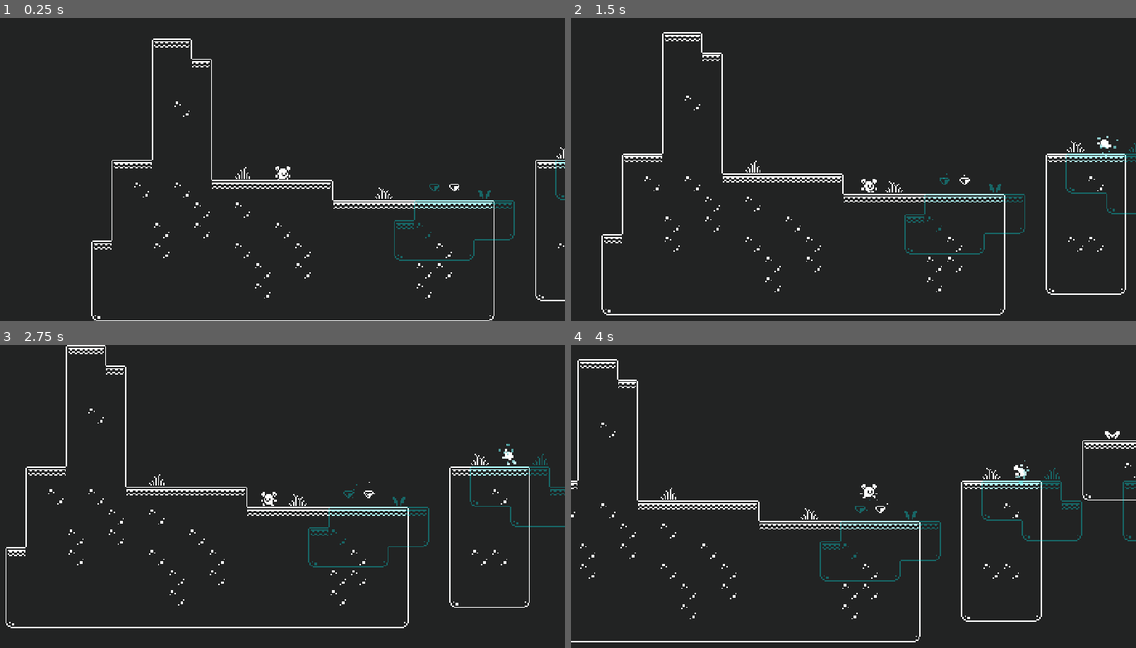
Above: before the commit, frames 1-4 (two rows, left to right).
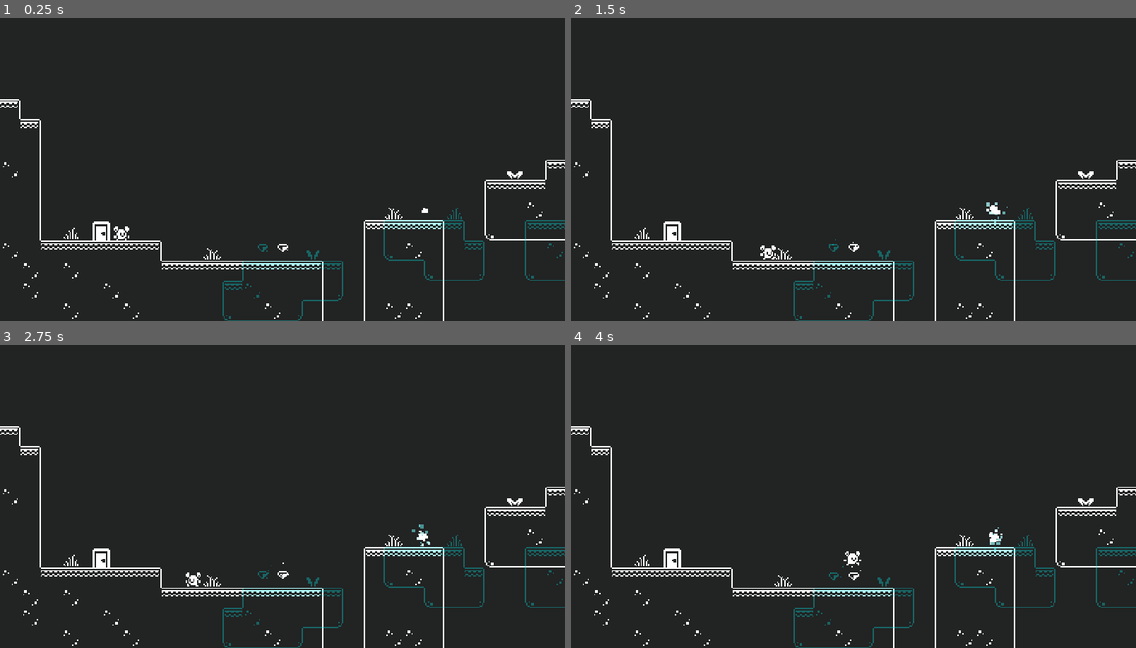
Above: after the commit, the same moments.

Repository: jrenato/duality
Game: Godot game, scene res://Levels/level.tscn
Same seed, same stepped clock (60 frames per second), same inputs: the game is played once before the commit and once after it.
Inputs:
- Up to frame 1 (0.25 s): no input
- Up to frame 2 (1.5 s): hold W (enter) 0.53-1.28 s; hold D (move_right) from 0.53 s (still down); tap Space (jump) at 0.77 s; tap W (enter) at 1.35 s
- Up to frame 3 (2.75 s): tap Space (jump) at 1.52 s; release D (move_right) at 2.03 s; hold A (move_left) from 2.03 s (still down); hold W (enter) from 2.03 s (still down)
- Up to frame 4 (4 s): release A (move_left) at 2.78 s; release W (enter) at 2.78 s; hold D (move_right) from 2.78 s (still down); tap W (enter) at 2.85 s; tap Space (jump) at 3.02, 3.77 s; hold W (enter) from 3.53 s (still down)

The runs differ from the first frame. In frame 1, 5.0% of the frame differs, in the area x 0-100%, y 6-100%; in frame 2, 6.1%; in frame 3, 6.0%; in frame 4, 6.3%, in the area x 0-100%, y 4-100%.

Commit message:
Added player die and respawn

Diff:
--- a/Autoloads/events.gd
+++ b/Autoloads/events.gd
@@ -2,3 +2,4 @@
 
 signal toggled_dimension
 signal activated_dimension(dimension: String)
+signal player_died
--- /dev/null
+++ b/Levels/game_camera.gd
@@ -0,0 +1,20 @@
+extends Camera2D
+
+var target_position : Vector2 = Vector2.ZERO
+
+
+func _ready() -> void:
+	make_current()
+
+
+func _process(delta: float) -> void:
+	acquire_target()
+	if target_position:
+		global_position = global_position.lerp(target_position, 1.0 - exp(-delta * 20))
+
+
+func acquire_target() -> void:
+	var player_nodes = get_tree().get_nodes_in_group("player")
+	if player_nodes.size() > 0:
+		var player : Player = player_nodes[0] as Player
+		target_position = player.global_position
--- /dev/null
+++ b/Levels/game_camera.tscn
@@ -0,0 +1,6 @@
+[gd_scene load_steps=2 format=3 uid="uid://brkfvbi0ebbp5"]
+
+[ext_resource type="Script" path="res://Levels/game_camera.gd" id="1_0cu25"]
+
+[node name="GameCamera" type="Camera2D"]
+script = ExtResource("1_0cu25")
--- a/Levels/level.gd
+++ b/Levels/level.gd
@@ -3,6 +3,9 @@
 
 @onready var tile_map_white: TileMap = $TileMapWhite
 @onready var tile_map_blue: TileMap = $TileMapBlue
+@onready var spawn_timer: Timer = $SpawnTimer
+
+@export var player_scene: PackedScene
 
 @export_enum("White", "Blue") var current_dimension: String = "White" :
 	set(dimension):
@@ -12,9 +15,26 @@
 		return current_dimension
 
 
+var spawn_point: SpawnPoint
+
+
 func _ready() -> void:
 	Events.toggled_dimension.connect(toggle_dimension)
+	Events.player_died.connect(_on_player_died)
+
+	var spawn_points = get_tree().get_nodes_in_group("spawn_point")
+	if spawn_points.size() > 0:
+		spawn_point = spawn_points[0] as SpawnPoint
+
+	spawn_player()
 	update_dimensions()
+
+
+func spawn_player() -> void:
+	if spawn_point and player_scene:
+		var player: Player = player_scene.instantiate()
+		add_child(player)
+		player.global_position = spawn_point.get_spawn_position()
 
 
 func toggle_dimension() -> void:
@@ -33,3 +53,11 @@
 		tile_map_blue.modulate.a = 1.0
 
 	Events.activated_dimension.emit(current_dimension)
+
+
+func _on_player_died() -> void:
+	spawn_timer.start()
+
+
+func _on_spawn_timer_timeout() -> void:
+	spawn_player()
--- a/Levels/level.tscn
+++ b/Levels/level.tscn
@@ -1,14 +1,25 @@
-[gd_scene load_steps=7 format=3 uid="uid://c4w8s0jwpen8a"]
+[gd_scene load_steps=9 format=3 uid="uid://c4w8s0jwpen8a"]
 
 [ext_resource type="TileSet" uid="uid://oid3mad24aji" path="res://Levels/tilemapwhite.tres" id="1_onl5i"]
 [ext_resource type="Script" path="res://Levels/level.gd" id="1_vtri3"]
 [ext_resource type="PackedScene" uid="uid://bxurph16m1826" path="res://Player/player.tscn" id="2_4dlxn"]
+[ext_resource type="PackedScene" uid="uid://brkfvbi0ebbp5" path="res://Levels/game_camera.tscn" id="2_dy47u"]
 [ext_resource type="TileSet" uid="uid://ch7wf05mr1l85" path="res://Levels/tilemapblue.tres" id="2_f40yh"]
 [ext_resource type="PackedScene" uid="uid://d1sqaltwsaun2" path="res://Levels/vortex.tscn" id="4_5ycj7"]
 [ext_resource type="PackedScene" uid="uid://bb1hgjhwn0d81" path="res://Levels/diamond.tscn" id="6_mpge5"]
+[ext_resource type="PackedScene" uid="uid://cx5ekubs7wmm3" path="res://Levels/spawn_point.tscn" id="8_o4n8y"]
 
 [node name="Level" type="Node2D"]
 script = ExtResource("1_vtri3")
+player_scene = ExtResource("2_4dlxn")
+
+[node name="SpawnTimer" type="Timer" parent="."]
+one_shot = true
+
+[node name="GameCamera" parent="." instance=ExtResource("2_dy47u")]
+position = Vector2(200, 184)
+limit_left = 0
+limit_bottom = 240
 
 [node name="TileMapWhite" type="TileMap" parent="."]
 tile_set = ExtResource("1_onl5i")
@@ -21,12 +32,6 @@
 format = 2
 layer_0/tile_data = PackedInt32Array(655381, 720896, 13, 655380, 720896, 13, 655379, 655360, 13, 720917, 720896, 6, 720 …(871 unchanged characters)…
 
-[node name="Player" parent="." instance=ExtResource("2_4dlxn")]
-position = Vector2(88, 168)
-
-[node name="Camera2D" type="Camera2D" parent="Player"]
-position_smoothing_enabled = true
-
 [node name="Vortex" parent="." instance=ExtResource("4_5ycj7")]
 position = Vector2(336, 152)
 
@@ -38,3 +43,8 @@
 position = Vector2(208, 184)
 collision_mask = 2
 parent_dimension = "Blue"
+
+[node name="SpawnPoint" parent="." instance=ExtResource("8_o4n8y")]
+position = Vector2(80, 168)
+
+[connection signal="timeout" from="SpawnTimer" to="." method="_on_spawn_timer_timeout"]
--- /dev/null
+++ b/Levels/spawn_point.gd
@@ -0,0 +1,12 @@
+extends Sprite2D
+class_name SpawnPoint
+
+@onready var point: Sprite2D = $Point
+
+
+func _ready() -> void:
+	point.visible = false
+
+
+func get_spawn_position() -> Vector2:
+	return point.global_position
--- /dev/null
+++ b/Levels/spawn_point.tscn
@@ -0,0 +1,17 @@
+[gd_scene load_steps=3 format=3 uid="uid://cx5ekubs7wmm3"]
+
+[ext_resource type="Texture2D" uid="uid://cqa1rmoq1njky" path="res://assets/monochrome_tilemap_transparent_packed.png" id="1_8hud3"]
+[ext_resource type="Script" path="res://Levels/spawn_point.gd" id="2_hpgh7"]
+
+[node name="SpawnPoint" type="Sprite2D" groups=["spawn_point"]]
+position = Vector2(0, -8)
+texture = ExtResource("1_8hud3")
+region_enabled = true
+region_rect = Rect2(256, 32, 16, 16)
+script = ExtResource("2_hpgh7")
+
+[node name="Point" type="Sprite2D" parent="."]
+position = Vector2(16, 0)
+texture = ExtResource("1_8hud3")
+region_enabled = true
+region_rect = Rect2(16, 0, 16, 16)
--- a/Levels/tilemapwhite.tres
+++ b/Levels/tilemapwhite.tres
@@ -187,6 +187,21 @@
 13:0/0 = 0
 13:0/0/physics_layer_0/linear_velocity = Vector2(0, 0)
 13:0/0/physics_layer_0/angular_velocity = 0.0
+16:2/0 = 0
+16:2/0/physics_layer_0/linear_velocity = Vector2(0, 0)
+16:2/0/physics_layer_0/angular_velocity = 0.0
+18:2/0 = 0
+18:2/0/physics_layer_0/linear_velocity = Vector2(0, 0)
+18:2/0/physics_layer_0/angular_velocity = 0.0
+19:2/0 = 0
+19:2/0/physics_layer_0/linear_velocity = Vector2(0, 0)
+19:2/0/physics_layer_0/angular_velocity = 0.0
+17:2/0 = 0
+17:2/0/physics_layer_0/linear_velocity = Vector2(0, 0)
+17:2/0/physics_layer_0/angular_velocity = 0.0
+16:4/0 = 0
+16:4/0/physics_layer_0/linear_velocity = Vector2(0, 0)
+16:4/0/physics_layer_0/angular_velocity = 0.0
 
 [resource]
 physics_layer_0/collision_layer = 1
--- a/Player/player.gd
+++ b/Player/player.gd
@@ -20,6 +20,10 @@
 	else:
 		animated_sprite.play("jump")
 
+	if position.y > 300:
+		Events.player_died.emit()
+		queue_free()
+
 
 func _unhandled_input(event: InputEvent) -> void:
 	if Input.is_action_pressed("enter") and vortex_nearby:
--- a/Player/player.tscn
+++ b/Player/player.tscn
@@ -64,7 +64,7 @@
 [sub_resource type="CircleShape2D" id="CircleShape2D_l0uvb"]
 radius = 6.0
 
-[node name="Player" type="CharacterBody2D"]
+[node name="Player" type="CharacterBody2D" groups=["player"]]
 script = ExtResource("1_2a34q")
 max_jump_height = 40.0
 min_jump_height = 10.0
